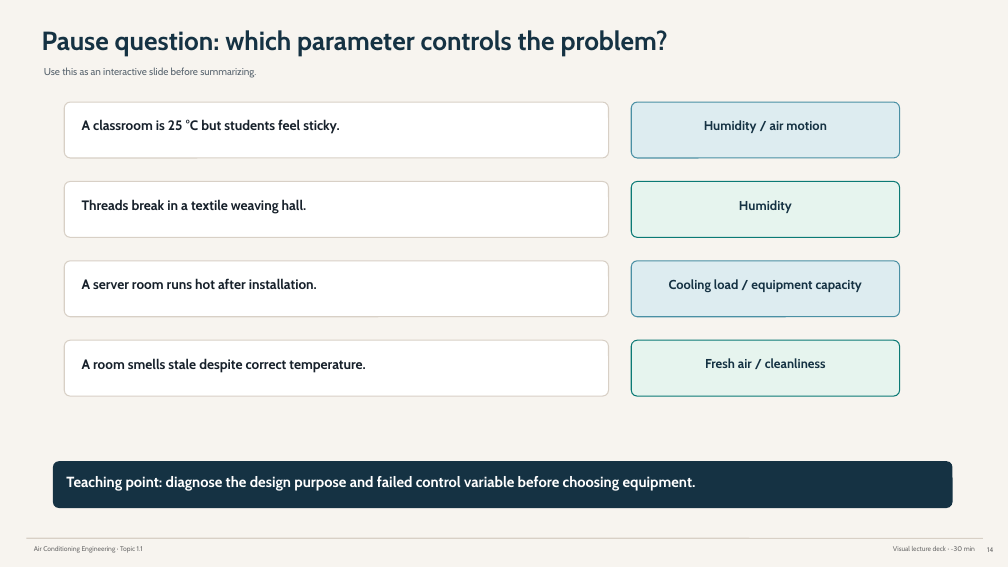
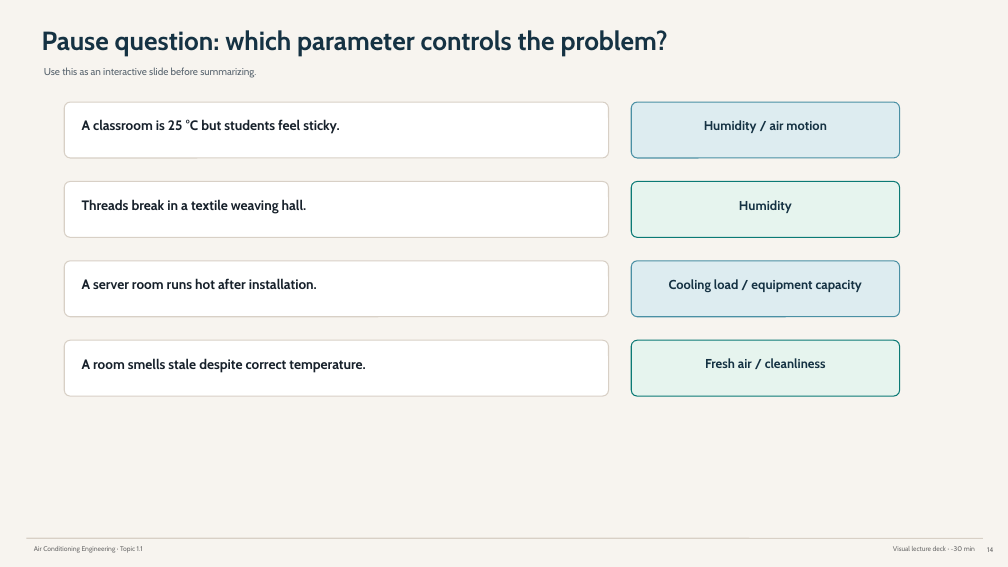
Before and after one commit to Piakman/Piakman, a slide deck: slide 14 of 05_Outputs/Air Conditioning/English Slides/Air Con Chapter 1 Topic 1.1 - Visual Lecture Deck.pptx. Drawn at 1008x567 pixels with LibreOffice and Linux fonts; fonts in the diff are those of the drawing. Boxes give left, top, right and bottom in pixels: in the first picture for what was removed or moved away, otherwise in the second. Text is boxed around its words. In the diff, an @@ line names an element or a change of style, - is before the commit and + after.

```diff
--- a/05_Outputs/Air Conditioning/English Slides/Air Con Chapter 1 Topic 1.1 - Visual Lecture Deck.pptx
+++ b/05_Outputs/Air Conditioning/English Slides/Air Con Chapter 1 Topic 1.1 - Visual Lecture Deck.pptx
@@ rounded rectangle removed at [53,461,953,508] @@
@@ text removed at [66,476,696,491] @@
-Teaching point: diagnose the design purpose and failed control variable before choosing equipment.
```
Also in this commit, not shown: 10 other slides changed, 1 other file.
